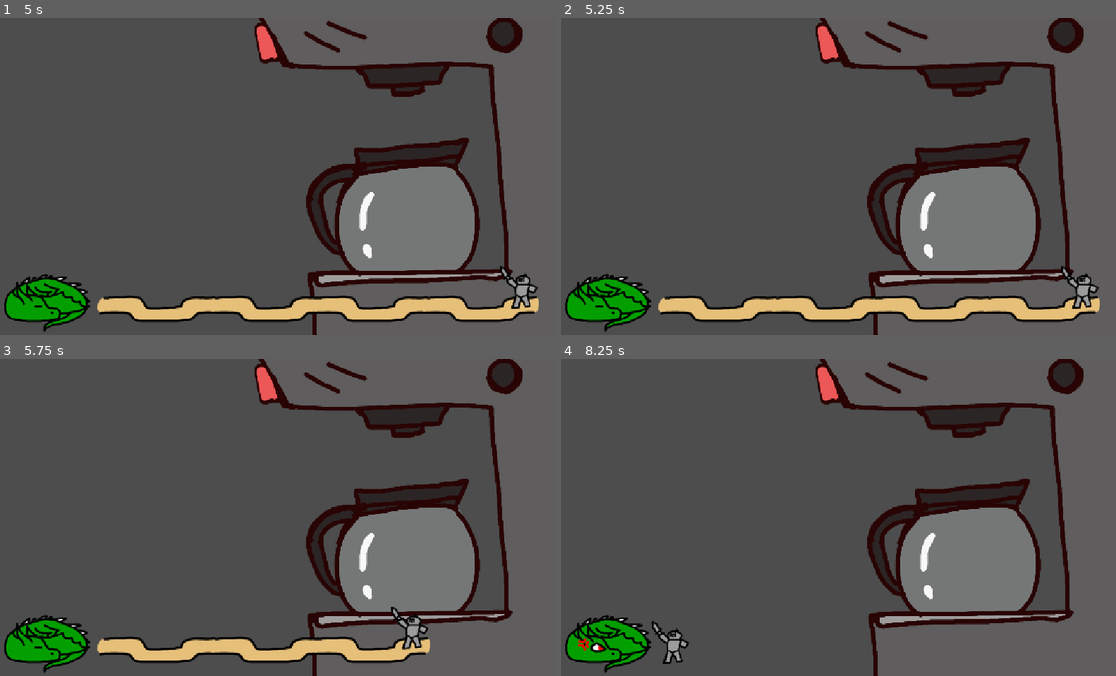
Above: before the commit, frames 1-4 (two rows, left to right).
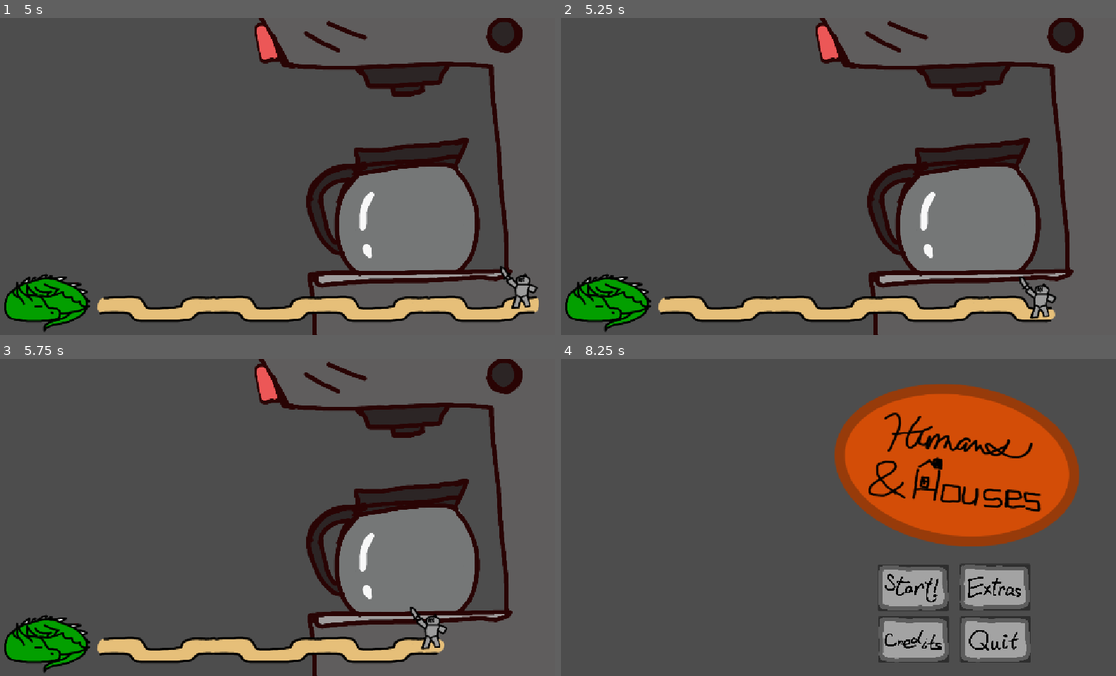
Above: after the commit, the same moments.

Repository: Sharpy796/acm-gamejam-2026
Game: Godot game, scene res://scenes/titlescreen.tscn
Two runs of this game, one before a commit and one after it. Both use one fixed random seed, a clock stepped at 60 frames per second and the inputs below.
Inputs (mouse positions are in pixels of both pictures, inside the frame that each line leads up to):
- Up to frame 1 (5 s): click (349, 246) at 0.5 s; click (44, 290) at 1.25 s; click (349, 246) at 2 s; click (160, 179) at 2.75 s; tap Enter at 4.25 s
- Up to frame 2 (5.25 s): no input
- Up to frame 3 (5.75 s): no input
- Up to frame 4 (8.25 s): no input

Frame 1 is identical in both runs. In frame 2, 1.1% of the frame differs, in the area x 82-98%, y 78-97%; in frame 3, 0.8%; in frame 4, 32%, in the area x 0-95%, y 0-100%.

Commit message:
tweak: timer tweaks

Diff:
--- a/scenes/animate_countdown.gd
+++ b/scenes/animate_countdown.gd
@@ -15,6 +15,6 @@
 func _on_timer_timeout() -> void:
 	countdown -= 1
 	if countdown < 0:
-		get_tree().change_scene_to_file("res://scenes/minigames/%s.tscn" % ["minigame1"].pick_random())
+		get_tree().change_scene_to_file("res://scenes/minigames/%s.tscn" % ["minigameCoffee"].pick_random())
 	else:
 		frame = countdown
--- a/scenes/animatetimer.gd
+++ b/scenes/animate_timer.gd
@@ -1,11 +1,11 @@
 extends AnimatedSprite2D
 
 @onready var timer: Timer = get_node("Timer")
-var countdown = 4
+var countdown = 8
 
 # Called when the node enters the scene tree for the first time.
 func _ready() -> void:
-	pass # Replace with function body.
+	frame = 8
 
 
 # Called every frame. 'delta' is the elapsed time since the previous frame.
--- a/scenes/minigames/minigame1.tscn
+++ /dev/null
@@ -1,67 +0,0 @@
-[gd_scene format=3 uid="uid://cxw2j2crr63oi"]
-
-[ext_resource type="Texture2D" uid="uid://dl34aa5t8lubi" path="res://assets/minigameCoffee/CoffeeMachineOff.png" id="1_qirl3"]
-[ext_resource type="PackedScene" uid="uid://b8grj3hlb0vm8" path="res://scenes/timer.tscn" id="1_wg8p5"]
-[ext_resource type="Texture2D" uid="uid://bh1d4qb5sbflu" path="res://assets/minigameCoffee/CoffeeMachineON.png" id="2_kle1o"]
-[ext_resource type="Texture2D" uid="uid://wvtkqobsmjjn" path="res://assets/minigameCoffee/CoffeeMachinePour1.png" id="3_5hsi4"]
-[ext_resource type="Script" uid="uid://jgeylc4in02a" path="res://scenes/minigames/brewcoffee.gd" id="3_kle1o"]
-[ext_resource type="Texture2D" uid="uid://l2hwfa7fdu38" path="res://assets/minigameCoffee/CoffeeMachinePour2.png" id="4_no1x1"]
-[ext_resource type="Texture2D" uid="uid://cojnmn625dom3" path="res://assets/minigameCoffee/CoffeeMachinePour3.png" id="5_cwmpm"]
-[ext_resource type="Texture2D" uid="uid://dgj4gnmgx35ig" path="res://assets/minigameCoffee/CoffeeMachinePour4.png" id="6_gp4rg"]
-
-[sub_resource type="SpriteFrames" id="SpriteFrames_lfxu0"]
-animations = [{
-"frames": [{
-"duration": 1.0,
-"texture": ExtResource("1_qirl3")
-}, {
-"duration": 1.0,
-"texture": ExtResource("2_kle1o")
-}, {
-"duration": 1.0,
-"texture": ExtResource("3_5hsi4")
-}, {
-"duration": 1.0,
-"texture": ExtResource("4_no1x1")
-}, {
-"duration": 1.0,
-"texture": ExtResource("5_cwmpm")
-}, {
-"duration": 1.0,
-"texture": ExtResource("6_gp4rg")
-}],
-"loop": 0,
-"name": &"default",
-"speed": 5.0
-}]
-
-[node name="Node2D" type="Node2D" unique_id=807636056]
-position = Vector2(0, -3)
-
-[node name="coffeemachine" type="AnimatedSprite2D" parent="." unique_id=1058978877]
-position = Vector2(828, 327)
-scale = Vector2(0.60231483, 0.60231483)
-sprite_frames = SubResource("SpriteFrames_lfxu0")
-frame = 5
-frame_progress = 1.0
-speed_scale = 2.5
-script = ExtResource("3_kle1o")
-
-[node name="Timer" type="Timer" parent="coffeemachine" unique_id=526979355]
-
-[node name="Button" type="Button" parent="coffeemachine" unique_id=1315659515]
-modulate = Color(1, 1, 1, 0)
-offset_left = -385.737
-offset_top = -389.26117
-offset_right = -305.52014
-offset_bottom = -243.35573
-rotation = -3.3117018
-
-[node name="timer" parent="." unique_id=1188562089 instance=ExtResource("1_wg8p5")]
-position = Vector2(579, 577)
-frame = 4
-frame_progress = 0.0
-
-[connection signal="timeout" from="coffeemachine/Timer" to="coffeemachine" method="_on_timer_timeout"]
-[connection signal="pressed" from="coffeemachine/Button" to="coffeemachine" method="_on_button_pressed"]
-[connection signal="pressed" from="coffeemachine/Button" to="timer" method="_on_button_pressed"]
--- /dev/null
+++ b/scenes/minigames/minigameCoffee.tscn
@@ -0,0 +1,65 @@
+[gd_scene format=3 uid="uid://cxw2j2crr63oi"]
+
+[ext_resource type="Texture2D" uid="uid://dl34aa5t8lubi" path="res://assets/minigameCoffee/CoffeeMachineOff.png" id="1_w6ime"]
+[ext_resource type="Texture2D" uid="uid://bh1d4qb5sbflu" path="res://assets/minigameCoffee/CoffeeMachineON.png" id="2_khir6"]
+[ext_resource type="Texture2D" uid="uid://wvtkqobsmjjn" path="res://assets/minigameCoffee/CoffeeMachinePour1.png" id="3_8c3xj"]
+[ext_resource type="Texture2D" uid="uid://l2hwfa7fdu38" path="res://assets/minigameCoffee/CoffeeMachinePour2.png" id="4_5v8mi"]
+[ext_resource type="Texture2D" uid="uid://cojnmn625dom3" path="res://assets/minigameCoffee/CoffeeMachinePour3.png" id="5_jbuy0"]
+[ext_resource type="Texture2D" uid="uid://dgj4gnmgx35ig" path="res://assets/minigameCoffee/CoffeeMachinePour4.png" id="6_ywe2f"]
+[ext_resource type="Script" uid="uid://jgeylc4in02a" path="res://scenes/minigames/brewcoffee.gd" id="7_ydwok"]
+[ext_resource type="PackedScene" uid="uid://b8grj3hlb0vm8" path="res://scenes/timer.tscn" id="8_8x7uj"]
+
+[sub_resource type="SpriteFrames" id="SpriteFrames_lfxu0"]
+animations = [{
+"frames": [{
+"duration": 1.0,
+"texture": ExtResource("1_w6ime")
+}, {
+"duration": 1.0,
+"texture": ExtResource("2_khir6")
+}, {
+"duration": 1.0,
+"texture": ExtResource("3_8c3xj")
+}, {
+"duration": 1.0,
+"texture": ExtResource("4_5v8mi")
+}, {
+"duration": 1.0,
+"texture": ExtResource("5_jbuy0")
+}, {
+"duration": 1.0,
+"texture": ExtResource("6_ywe2f")
+}],
+"loop": 0,
+"name": &"default",
+"speed": 5.0
+}]
+
+[node name="Node2D" type="Node2D" unique_id=807636056]
+position = Vector2(0, -3)
+
+[node name="coffeemachine" type="AnimatedSprite2D" parent="." unique_id=1058978877]
+position = Vector2(828, 327)
+scale = Vector2(0.60231483, 0.60231483)
+sprite_frames = SubResource("SpriteFrames_lfxu0")
+frame = 5
+frame_progress = 1.0
+speed_scale = 2.5
+script = ExtResource("7_ydwok")
+
+[node name="Timer" type="Timer" parent="coffeemachine" unique_id=526979355]
+
+[node name="Button" type="Button" parent="coffeemachine" unique_id=1315659515]
+modulate = Color(1, 1, 1, 0)
+offset_left = -385.737
+offset_top = -389.26117
+offset_right = -305.52014
+offset_bottom = -243.35573
+rotation = -3.3117018
+
+[node name="timer" parent="." unique_id=1188562089 instance=ExtResource("8_8x7uj")]
+position = Vector2(579, 577)
+
+[connection signal="timeout" from="coffeemachine/Timer" to="coffeemachine" method="_on_timer_timeout"]
+[connection signal="pressed" from="coffeemachine/Button" to="coffeemachine" method="_on_button_pressed"]
+[connection signal="pressed" from="coffeemachine/Button" to="timer" method="_on_button_pressed"]
--- a/scenes/timer.tscn
+++ b/scenes/timer.tscn
@@ -5,7 +5,11 @@
 [ext_resource type="Texture2D" uid="uid://1nxvrr64kik3" path="res://assets/timer/timer_2.png" id="3_y07ne"]
 [ext_resource type="Texture2D" uid="uid://baven6nwxj4ob" path="res://assets/timer/timer_3.png" id="4_dtxrw"]
 [ext_resource type="Texture2D" uid="uid://b06prbmqpprdn" path="res://assets/timer/timer_4.png" id="5_sa7gq"]
-[ext_resource type="Script" uid="uid://x8naejdu1sd8" path="res://scenes/animatetimer.gd" id="6_qso1l"]
+[ext_resource type="Texture2D" uid="uid://dq8qwdmeyrv" path="res://assets/timer/timer_5.png" id="6_03p6j"]
+[ext_resource type="Script" uid="uid://x8naejdu1sd8" path="res://scenes/animate_timer.gd" id="6_qso1l"]
+[ext_resource type="Texture2D" uid="uid://krvksms2u1ot" path="res://assets/timer/timer_6.png" id="7_0yba6"]
+[ext_resource type="Texture2D" uid="uid://b56qyob1ci16j" path="res://assets/timer/timer_7.png" id="8_u5bqm"]
+[ext_resource type="Texture2D" uid="uid://cbo7km26i0djr" path="res://assets/timer/timer_8.png" id="9_rva15"]
 
 [sub_resource type="SpriteFrames" id="SpriteFrames_lfxu0"]
 animations = [{
@@ -24,6 +28,18 @@
 }, {
 "duration": 1.0,
 "texture": ExtResource("5_sa7gq")
+}, {
+"duration": 1.0,
+"texture": ExtResource("6_03p6j")
+}, {
+"duration": 1.0,
+"texture": ExtResource("7_0yba6")
+}, {
+"duration": 1.0,
+"texture": ExtResource("8_u5bqm")
+}, {
+"duration": 1.0,
+"texture": ExtResource("9_rva15")
 }],
 "loop": 1,
 "name": &"default",
@@ -32,11 +48,11 @@
 
 [node name="AnimatedSprite2D" type="AnimatedSprite2D" unique_id=1188562089]
 sprite_frames = SubResource("SpriteFrames_lfxu0")
-frame_progress = 0.73603654
+frame = 8
 script = ExtResource("6_qso1l")
 
 [node name="Timer" type="Timer" parent="." unique_id=7976175]
-wait_time = 0.75
+wait_time = 0.375
 autostart = true
 
 [connection signal="timeout" from="Timer" to="." method="_on_timer_timeout"]
Binary file changed: assets/timer/timer_1.png
Binary file changed: assets/timer/timer_2.png
Binary file changed: assets/timer/timer_3.png
Binary file changed: assets/timer/timer_4.png
Binary file added: assets/timer/timer_5.png
Not shown, added: assets/timer/timer_5.png.import
Binary file added: assets/timer/timer_6.png
Not shown, added: assets/timer/timer_6.png.import
Binary file added: assets/timer/timer_7.png
Not shown, added: assets/timer/timer_7.png.import
Binary file added: assets/timer/timer_8.png
Not shown, added: assets/timer/timer_8.png.import
(and 1 more such lines)
